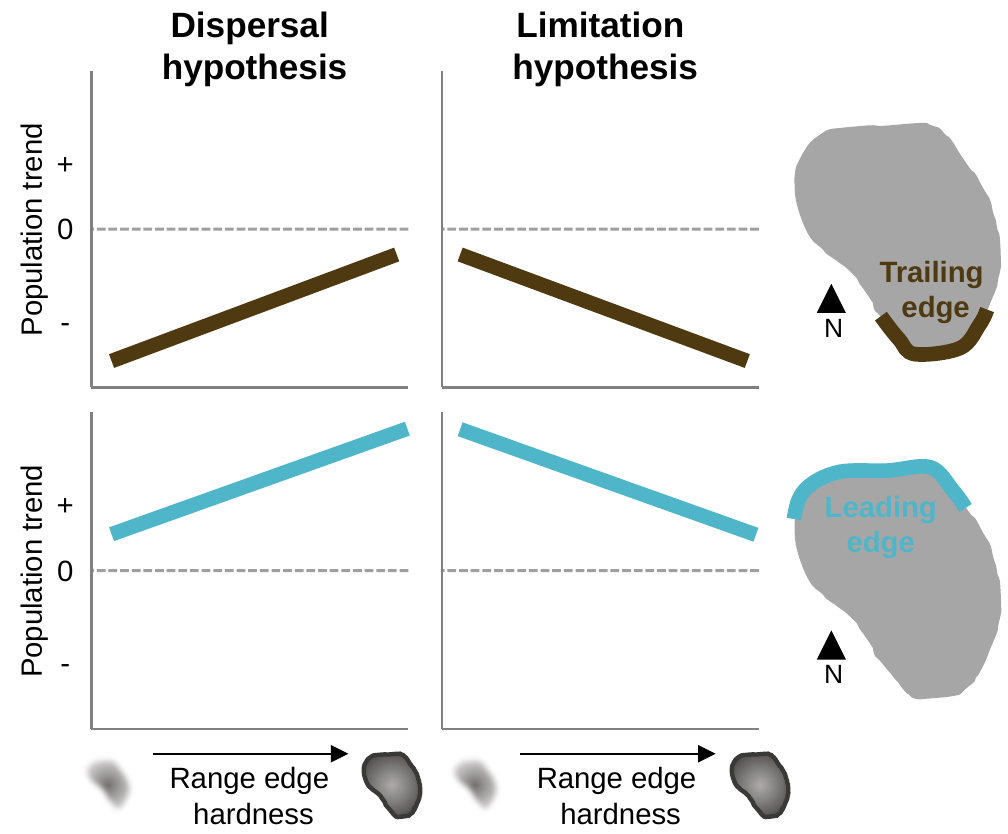
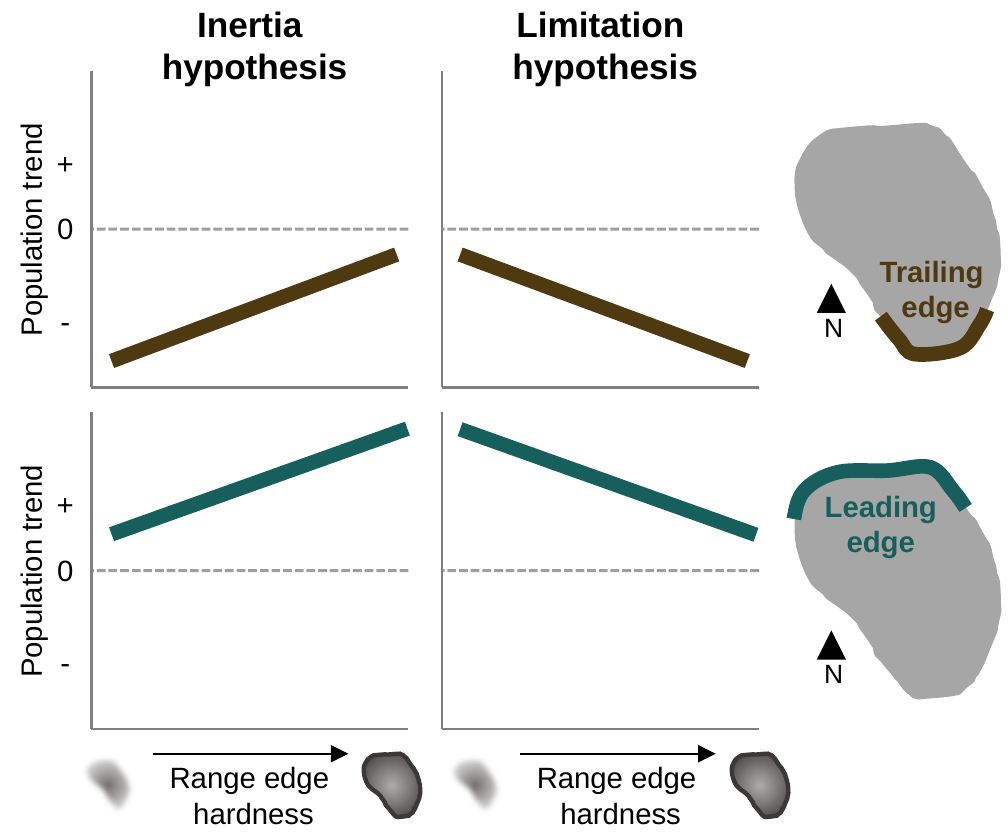
Before and after one commit to n-a-gilbert/range_edges, a slide deck: slide 1 of figures/figure_01.pptx. Drawn at 1008x834 pixels with LibreOffice and Linux fonts; fonts in the diff are those of the drawing. Boxes give left, top, right and bottom in pixels: in the first picture for what was removed or moved away, otherwise in the second. Text is boxed around its words. In the diff, an @@ line names an element or a change of style, - is before the commit and + after.

```diff
--- a/figures/figure_01.pptx
+++ b/figures/figure_01.pptx
@@ text at [197,11,302,38]: text changed @@
-Dispersal
+Inertia
@@ line (112, 535) - (408, 429): stroke #4FB6CA 5 pt to #175F5D 5 pt @@
@@ line (461, 429) - (757, 535): stroke #4FB6CA 5 pt to #175F5D 5 pt @@
@@ freeform shape at [795,467,966,520]: outline #4FB6CA 5 pt to #175F5D 5 pt @@
@@ text added at [825,496,937,558], 10 pt, text #175F5D, bold @@
+Leading edge
```
Also in this commit, not shown: 4 other files.
